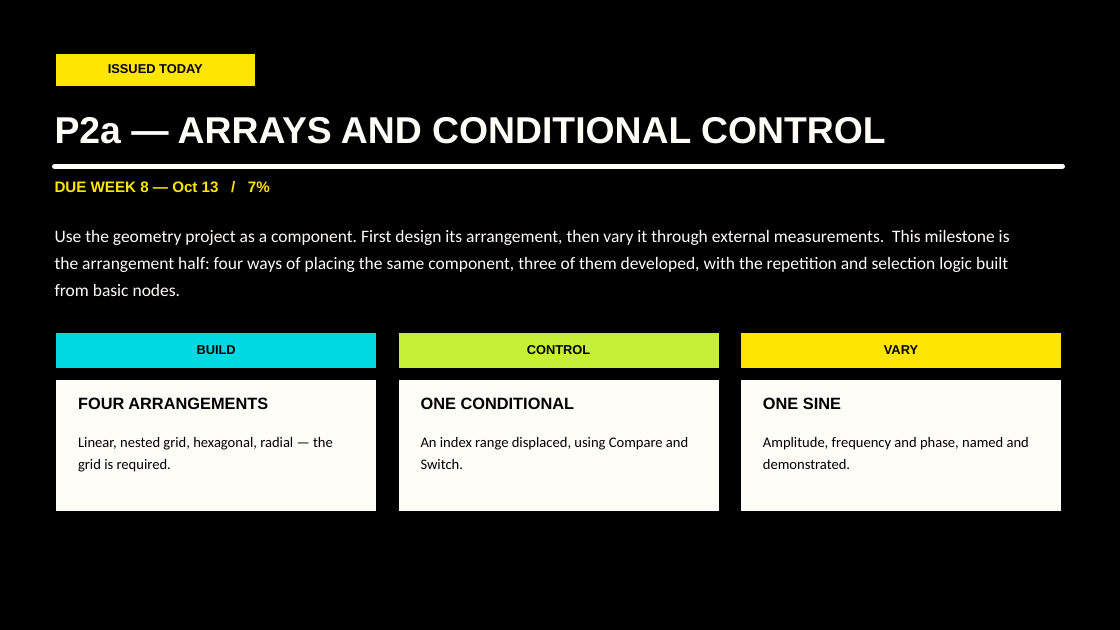
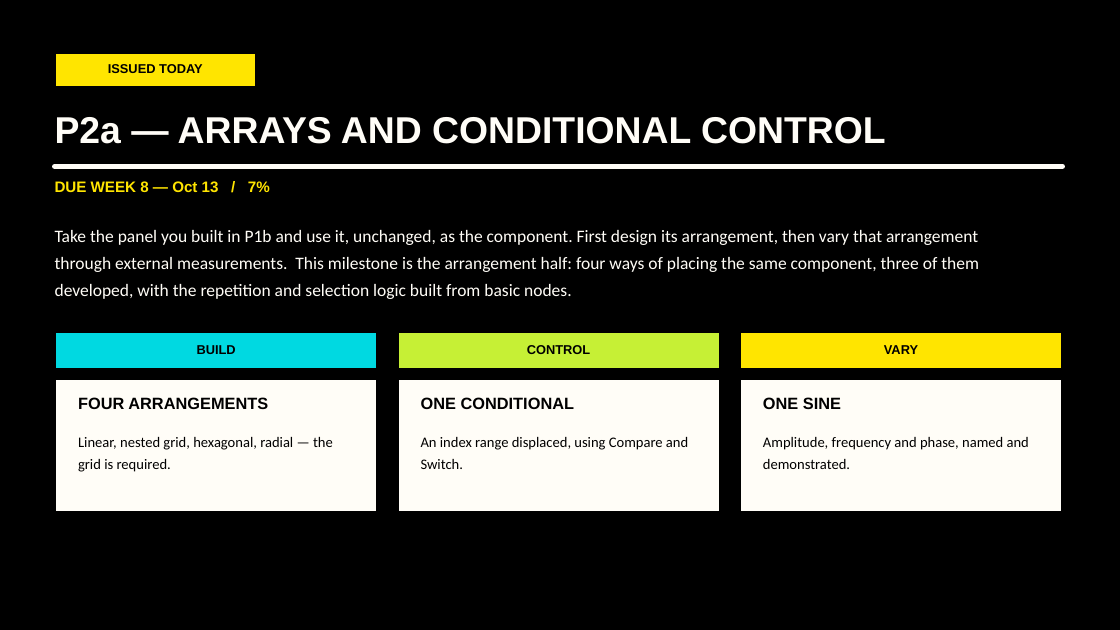
Before and after one commit to luigipacheco/arc3133, a slide deck: slide 7 of slides/ARC3133_Class04.pptx. Drawn at 1120x630 pixels with LibreOffice and Linux fonts; fonts in the diff are those of the drawing. Boxes give left, top, right and bottom in pixels: in the first picture for what was removed or moved away, otherwise in the second. Text is boxed around its words. In the diff, an @@ line names an element or a change of style, - is before the commit and + after.

```diff
--- a/slides/ARC3133_Class04.pptx
+++ b/slides/ARC3133_Class04.pptx
@@ text at [55, 230, 979, 299]: text changed @@
-Use the geometry project as a component. First design its arrangement, then vary it through external measurements. This milestone is the arrangement half: four ways of placing the same component, three of them developed, with the repetition and selection logic built from basic nodes.
+Take the panel you built in P1b and use it, unchanged, as the component. First design its arrangement, then vary that arrangement through external measurements. This milestone is the arrangement half: four ways of placing the same component, three of them developed, with the repetition and selection logic built from basic nodes.
```
Also in this commit, not shown: 5 other slides changed, 38 other files.
